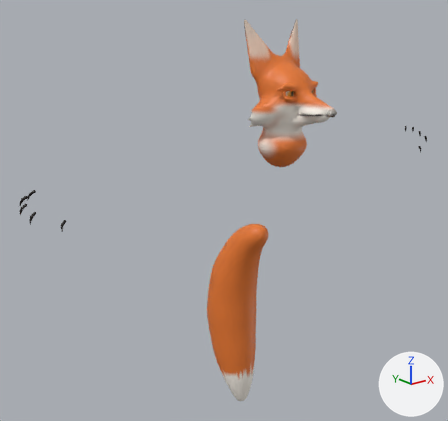
The glTF model public/humans/animals/male_fox.glb as it was, and as the next commit left it.
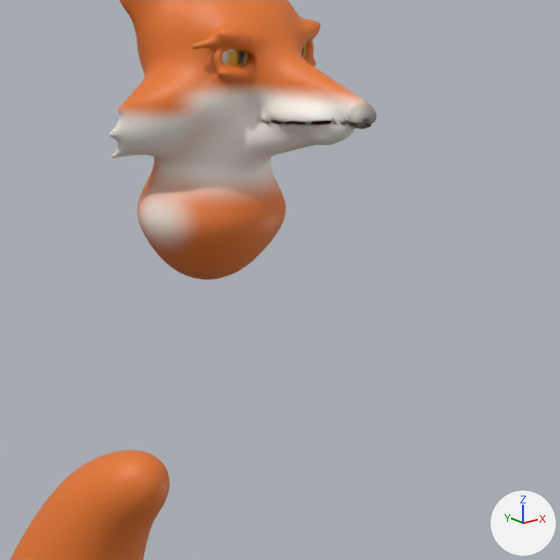
There are two pictures of each version: one whole from a 50 mm lens placed at (-1.575, -1.691, 1.94), pointed at (-0.118, 0.13, 1.212), one close up on the part from 47% to 89% of the width and 18% to 62% of the height. The axes (+X, +Y, +Z) are drawn at lower right. The lights are the same throughout. The last two pictures show the newer version. Vertices at exactly the same position are counted once.

In view in the first close-up: 'AnimalHead', 'AnimalTail' and 2 more.
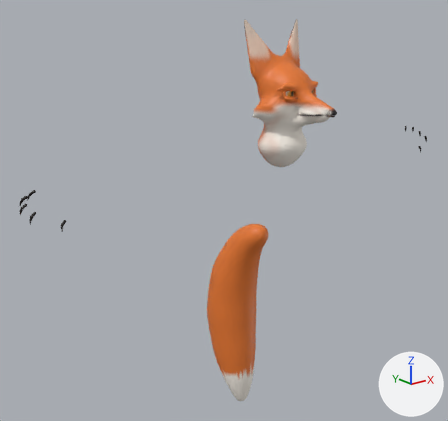
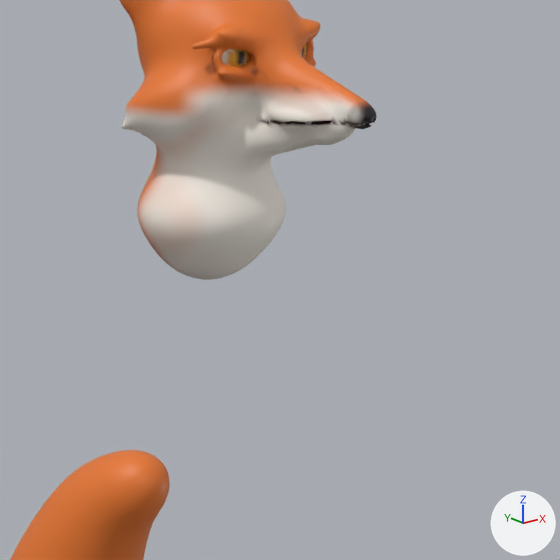
Boxes (x1, y1, x2, y2) around the edits, measured in the close-ups (560 x 560 px; the box of a moved part takes in the faces that stretch with it):
'AnimalHead', reshaped
    before: (109, 0, 377, 280)
    after: (120, 0, 377, 280)
part 1 of me_animalhead, moved or reshaped
    before: (109, 0, 373, 276)
    after: (121, 0, 373, 276)
part 2 of me_animalhead, recoloured (orange to grey)
    both: (140, 66, 377, 280)

The change in detail:
me_animalhead is used by ob_animalhead; location (0.0, 0.0, 0.0).
me_animalhead had 15673 vertices, 31114 faces and spanned x -0.138..0.138, y -0.312..0.029, z 1.406..1.93.
me_animalhead now has 15666 vertices, 31098 faces and spans x -0.13..0.13, y -0.312..0.029, z 1.406..1.93.
me_animalhead part 1: 191 vertices moved from x -0.12..0.094, y -0.242..0.023, z 1.507..1.851 to x -0.121..0.098, y -0.238..0.023, z 1.505..1.852; 2983 vertices removed from x -0.138..0.138, y -0.311..0.027, z 1.407..1.93; 2976 vertices added at x -0.128..0.126, y -0.311..0.028, z 1.407..1.93.
me_animalhead part 2: 3065 kept faces spanning x -0.129..0.122, y -0.312..0.007, z 1.406..1.929 get new vertex colours.
